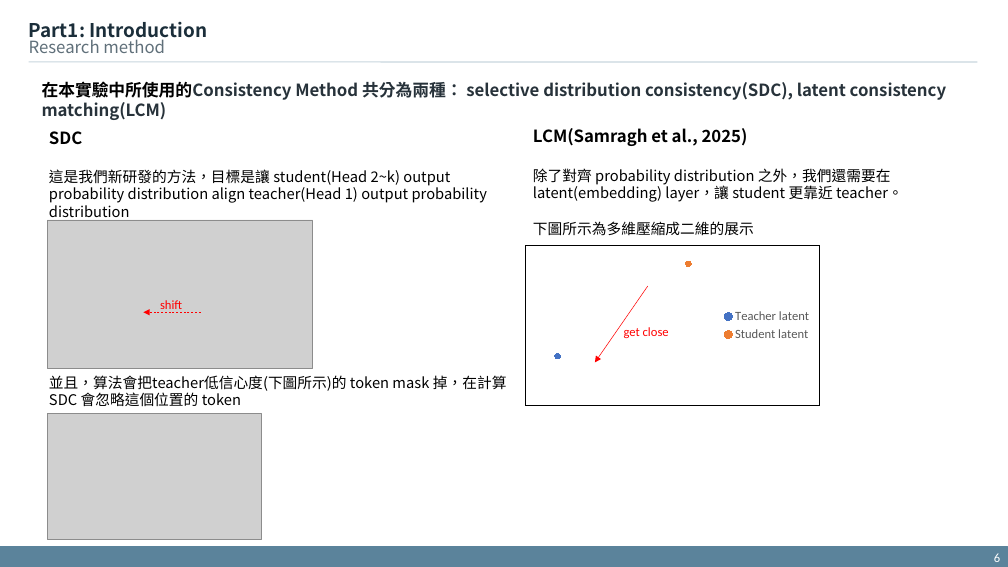
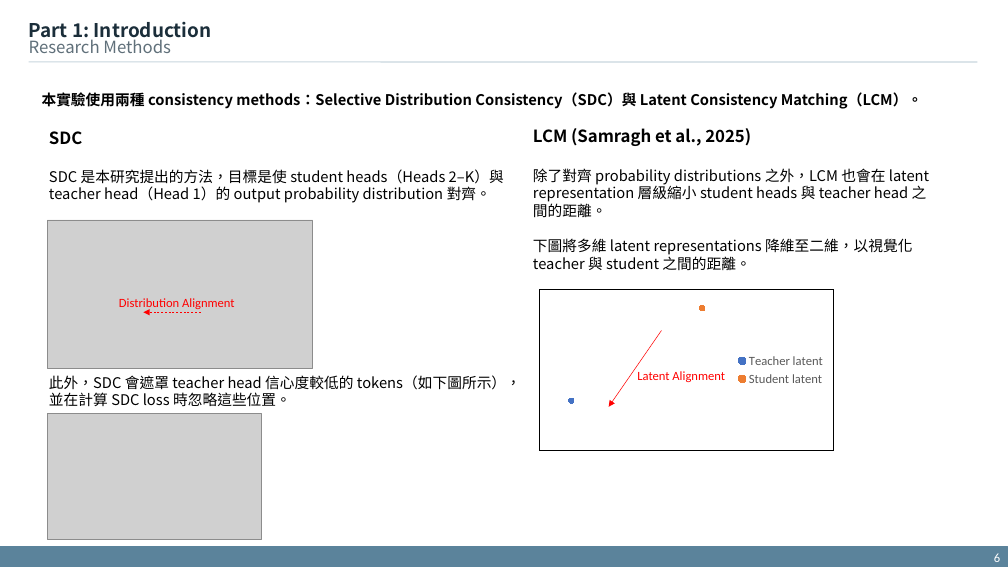
Before and after one commit to xdfg12456/llama-mtp, a slide deck: slide 6 of doc/mtp_with_consistency_method_v2.pptx. Drawn at 1008x567 pixels with LibreOffice and Linux fonts; fonts in the diff are those of the drawing; grey boxes stand for pictures. Boxes give left, top, right and bottom in pixels: in the first picture for what was removed or moved away, otherwise in the second. Text is boxed around its words. In the diff, an @@ line names an element or a change of style, - is before the commit and + after.

Commit message:
update ppt

```diff
--- a/doc/mtp_with_consistency_method_v2.pptx
+++ b/doc/mtp_with_consistency_method_v2.pptx
@@ text at (29,21,212,42): spaces changed @@
-Part1: Introduction
+Part 1: Introduction
@@ text at (29,36,171,53): text changed @@
-Research method
+Research Methods
@@ text at (42,91,922,110): text changed; size 16 to 14 pt; text colour #27323A to #000000 @@
-在本實驗中所使用的Consistency Method 共分為兩種： selective distribution consistency(SDC), latent consistency matching(LCM)
+本實驗使用兩種 consistency methods：Selective Distribution Consistency（SDC）與 Latent Consistency Matching（LCM）。
@@ text at (533,128,929,270): text changed @@
-LCM(Samragh et al., 2025)
-除了對齊 probability distribution 之外，我們還需要在latent(embedding) layer，讓 student 更靠近 teacher。
-下圖所示為多維壓縮成二維的展示
+LCM (Samragh et al., 2025)
+除了對齊 probability distributions 之外，LCM 也會在 latent representation 層級縮小 student heads 與 teacher head 之間的距離。
+下圖將多維 latent representations 降維至二維，以視覺化 teacher 與 student 之間的距離。
@@ text at (49,169,504,203): text changed @@
-這是我們新研發的方法，目標是讓 student(Head 2~k) output probability distribution align teacher(Head 1) output probability distribution
+SDC 是本研究提出的方法，目標是使 student heads（Heads 2–K）與 teacher head（Head 1）的 output probability distribution 對齊。
@@ text at (119,298,235,310): text changed @@
-shift
+Distribution Alignment
@@ scatter chart: place and size @@
-scatter chart at (526,245,820,405)
+scatter chart at (539,290,833,450)
@@ arrow moved from (648, 286) - (595, 362) to (662, 330) - (609, 407) @@
@@ text at (49,375,521,406): text changed @@
-並且，算法會把teacher低信心度(下圖所示)的 token mask 掉，在計算SDC 會忽略這個位置的 token
+此外，SDC 會遮罩 teacher head 信心度較低的 tokens（如下圖所示），並在計算 SDC loss 時忽略這些位置。
@@ text at (637,371,725,382): text changed @@
-get close
+Latent Alignment
```
Also in this commit, not shown: 23 other slides changed.
